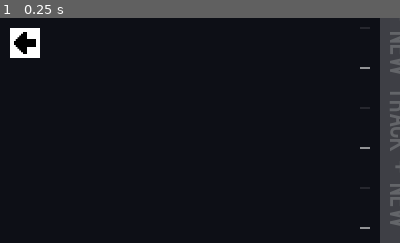
Above: before the commit, frame 1.
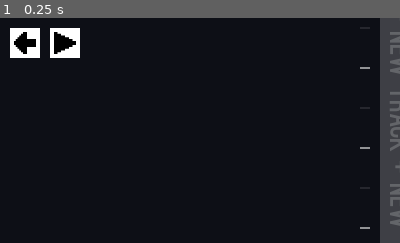
Above: after the commit, the same moment.

Repository: cyber-dile/Beatbreak
Game: Godot game, scene res://resources/scenes/Editor/Editor.tscn
Same seed, same stepped clock (60 frames per second), same inputs: the game is played once before the commit and once after it. This scene is started directly instead of the project's main scene.
Inputs:
- Up to frame 1 (0.25 s): no input
The pictures show only the part of the screen within x 0-50%, y 0-50%; the shares and areas given below are measured in that part.

The runs differ from the first frame. In frame 1, 0.7% of the frame differs, in the area x 12-20%, y 4-18%.
Error before the commit: Invalid get index 'charts' (on base: 'Nil'). (res://resources/scenes/Editor/Editor.gd:81)
Error after the commit: Invalid get index 'charts' (on base: 'Nil'). (res://resources/scenes/Editor/Editor.gd:88)

Commit message:
Add test song button
Also add ability to leave BPM unchanged when exporting

Diff:
--- a/resources/scenes/Editor/Editor.gd
+++ b/resources/scenes/Editor/Editor.gd
@@ -49,7 +49,14 @@
 func btm_button_pressed():
 	for track in chart.tracks:
 		track.sort()
+	Data.data.back_to_editor = false
 	get_tree().change_scene("res://resources/scenes/EditorSelect/EditorSelect.tscn")
+
+func test_button_pressed():
+	for track in chart.tracks:
+		track.sort()
+	Data.data.back_to_editor = true
+	get_tree().change_scene("res://resources/scenes/Stage/Stage.tscn")
 
 func duplicate_button_pressed():
 	get_node("Duplicate").release_focus()
@@ -89,6 +96,7 @@
 	beatmapper.connect("finished", self, "beatmapper_finished")
 	get_node("BPMButton").connect("pressed", self, "bpm_button_pressed")
 	get_node("BackToMenu").connect("pressed", self, "btm_button_pressed")
+	get_node("TestSong").connect("pressed", self, "test_button_pressed")
 	get_node("Duplicate").connect("pressed", self, "duplicate_button_pressed")
 	se.get_node("BG/TextureButton").connect("pressed", self, "close_se")
 	get_node("SaveToFile").connect("pressed", self, "save_file")
--- a/resources/scenes/Editor/Editor.tscn
+++ b/resources/scenes/Editor/Editor.tscn
@@ -30,6 +30,7 @@
 [ext_resource path="res://assets/game/hold.png" type="Texture" id=28]
 [ext_resource path="res://resources/scenes/Editor/scripts/Hold.gd" type="Script" id=29]
 [ext_resource path="res://resources/scenes/Editor/scripts/ImportSMFile.gd" type="Script" id=30]
+[ext_resource path="res://assets/game/testSong.png" type="Texture" id=31]
 
 [sub_resource type="DynamicFont" id=1]
 size = 48
@@ -345,6 +346,18 @@
 "_edit_use_anchors_": false
 }
 
+[node name="TestSong" type="TextureButton" parent="."]
+margin_left = 80.0
+margin_top = 16.0
+margin_right = 128.0
+margin_bottom = 64.0
+hint_tooltip = "Go back to the menu (Will keep edits in memory- will not be overwritten until game restart)"
+texture_normal = ExtResource( 31 )
+expand = true
+__meta__ = {
+"_edit_use_anchors_": false
+}
+
 [node name="SongSettings" type="TextureButton" parent="."]
 margin_left = 1152.0
 margin_top = 16.0
@@ -1156,6 +1169,7 @@
 margin_top = 4.0
 margin_right = 476.0
 margin_bottom = 28.0
+hint_tooltip = "Hold shift to leave BPM unchanged"
 texture_normal = ExtResource( 20 )
 expand = true
 script = ExtResource( 22 )
--- a/resources/scenes/Editor/scripts/ImportSMFile.gd
+++ b/resources/scenes/Editor/scripts/ImportSMFile.gd
@@ -6,7 +6,8 @@
 
 	var sm = Util.data.imp_sm(path)
 	if (sm):
-		editor.song.bpm = sm.bpm
+		if (not Input.is_key_pressed(KEY_SHIFT)):
+			editor.song.bpm = sm.bpm
 
 		for track in sm.tracks:
 			var nt = TrackData.new()
--- a/resources/scenes/Stage/Stage.gd
+++ b/resources/scenes/Stage/Stage.gd
@@ -11,7 +11,10 @@
 var paused = false
 
 func exit():
-	get_tree().change_scene("res://resources/scenes/Select/Select.tscn")
+	var scene_path = "res://resources/scenes/Select/Select.tscn"
+	if (Data.data.back_to_editor):
+		scene_path = "res://resources/scenes/Editor/Editor.tscn"
+	get_tree().change_scene(scene_path)
 
 func end():
 	var finals = []
@@ -26,7 +29,7 @@
 	chart = song.charts[Data.data.get("selected_difficulty")]
 
 	if (song.song_path.length() == 0 or song.scene_path.length() == 0):
-		get_tree().change_scene("res://resources/scenes/Select/Select.tscn")
+		exit()
 		return
 
 	for i in range(song.players):
--- a/source/singletons/Data/data_storage.gd
+++ b/source/singletons/Data/data_storage.gd
@@ -2,3 +2,4 @@
 
 var selected_song = null
 var selected_difficulty = null
+var back_to_editor = false
Binary file added: assets/game/testSong.png
Not shown, added: assets/game/testSong.png.import
Not shown: 1 places in resources/scenes/Editor/Editor.tscn that only renumber resources
